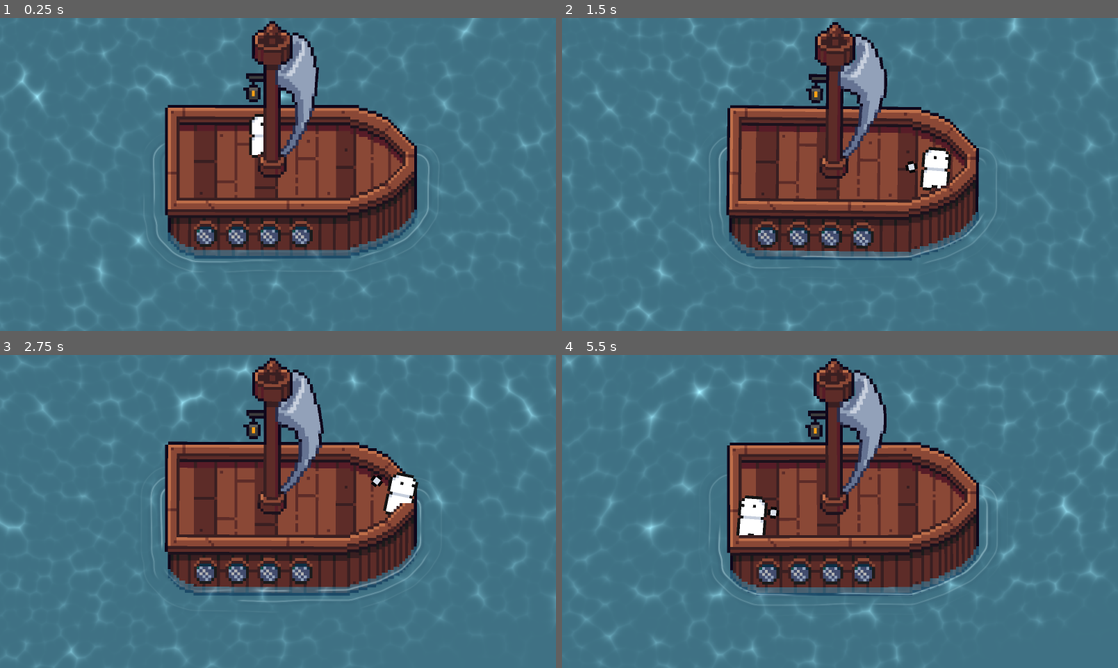
Above: before the commit, frames 1-4 (two rows, left to right).
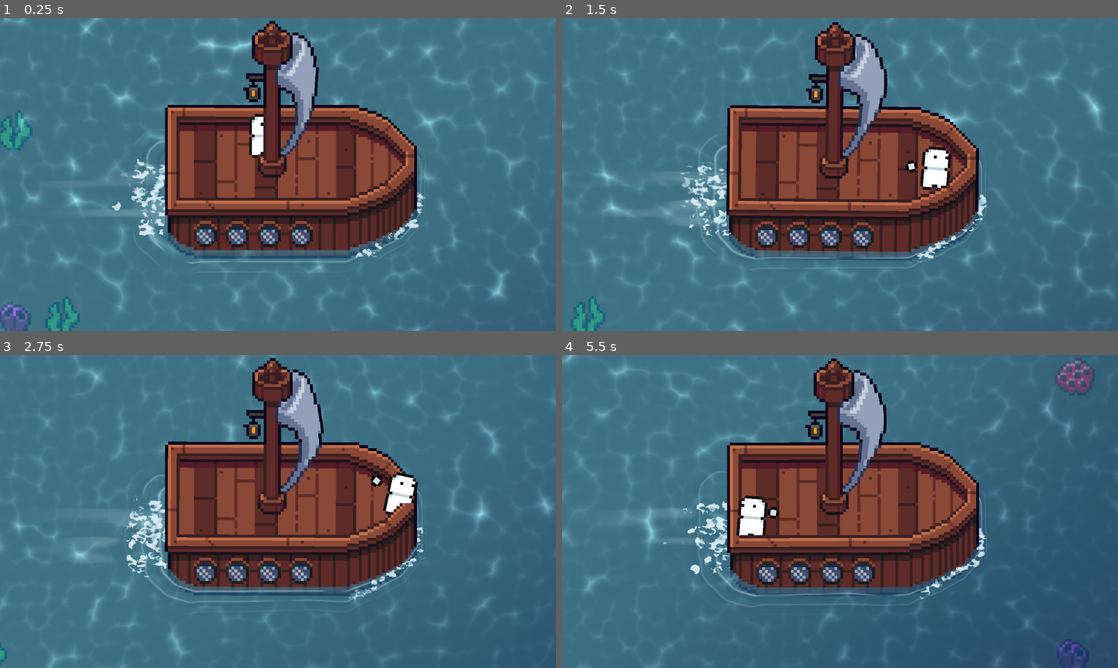
Above: after the commit, the same moments.

Repository: megalodooon/fishing-game
Game: Godot game, scene res://test/test_scene.tscn
Same seed, same stepped clock (60 frames per second), same inputs: the game is played once before the commit and once after it.
Inputs (mouse positions are in pixels of both pictures, inside the frame that each line leads up to):
- Up to frame 1 (0.25 s): no input
- Up to frame 2 (1.5 s): move the mouse to (962, 158) at 0.52 s; hold D (right) 0.53-1.28 s; move the mouse to (728, 190) at 1.27 s; hold S (down) from 1.28 s (still down)
- Up to frame 3 (2.75 s): move the mouse to (333, 442) at 2.02 s; release S (down) at 2.03 s; hold D (right) from 2.03 s (still down)
- Up to frame 4 (5.5 s): move the mouse to (812, 574) at 2.77 s; release D (right) at 2.78 s; hold W (up) 2.78-3.53 s; move the mouse to (1006, 558) at 3.52 s; hold A (left) 3.53-5.03 s; move the mouse to (673, 464) at 4.27 s; move the mouse to (867, 511) at 5.02 s; hold S (down) from 5.03 s (still down)

The runs differ from the first frame. In frame 1, 6.1% of the frame differs, in the area x 0-100%, y 0-100%; in frame 2, 5.6%; in frame 3, 6.2%; in frame 4, 22%.

Commit message:
Add boat wake/foam effects and ocean decorations
Co-Authored-By: Claude Opus 5.5 <noreply@anthropic.com>

Diff:
--- a/godot/boat/basic/basic_boat.tscn
+++ b/godot/boat/basic/basic_boat.tscn
@@ -1,13 +1,24 @@
 [gd_scene format=3 uid="uid://drxm5o7rmt26t"]
 
-[ext_resource type="Texture2D" path="res://boat/basic/basic_boat_deck.png" id="1_deck"]
+[ext_resource type="Texture2D" uid="uid://2w3yam7x8kl" path="res://boat/basic/basic_boat_deck.png" id="1_deck"]
 [ext_resource type="Texture2D" uid="uid://c5d7iwn5xvvbm" path="res://boat/basic/basic_boat_bottom.png" id="2_mll2o"]
 [ext_resource type="Texture2D" uid="uid://bwuv66pyjoho2" path="res://boat/basic/basic_boat_mast.png" id="3_mast"]
 [ext_resource type="Texture2D" uid="uid://kaecbpunso7l" path="res://boat/basic/basic_boat_front.png" id="4_front"]
+[ext_resource type="Shader" uid="uid://chsgvhhkl4eyx" path="res://boat/effects/sail_wind.gdshader" id="5_7vrn7"]
 [ext_resource type="PackedScene" path="res://boat/effects/sail.tscn" id="5_sail"]
 [ext_resource type="PackedScene" path="res://boat/effects/ripples.tscn" id="6_ripples"]
-[ext_resource type="Texture2D" path="res://boat/basic/basic_boat_sail.png" id="7_sail"]
-[ext_resource type="Script" path="res://boat/boat_base.gd" id="8_boat"]
+[ext_resource type="Texture2D" uid="uid://bw5n8rr6bjqms" path="res://boat/basic/basic_boat_sail.png" id="7_sail"]
+[ext_resource type="Script" uid="uid://b4asjp0rxss7o" path="res://boat/boat_base.gd" id="8_boat"]
+[ext_resource type="PackedScene" path="res://boat/effects/wake.tscn" id="9_wake"]
+
+[sub_resource type="ShaderMaterial" id="ShaderMaterial_vhv45"]
+resource_local_to_scene = true
+shader = ExtResource("5_7vrn7")
+shader_parameter/sail_rect = Vector4(43, 9, 15, 42)
+shader_parameter/anchor_inset = 1.0
+shader_parameter/strength = 2.5
+shader_parameter/speed = 1.6
+shader_parameter/ripple_frequency = 0.6
 
 [sub_resource type="Animation" id="Animation_bob"]
 resource_name = "bob"
@@ -44,7 +55,7 @@
 }
 
 [sub_resource type="CircleShape2D" id="CircleShape2D_vkqoe"]
-radius = 4.1231055
+radius = 3.0
 
 [node name="BasicBoat" type="Node2D" unique_id=545784032 node_paths=PackedStringArray("visuals")]
 y_sort_enabled = true
@@ -65,6 +76,7 @@
 offset = Vector2(0, -4)
 
 [node name="Sail" parent="Visuals/Mast" unique_id=1847362915 instance=ExtResource("5_sail")]
+material = SubResource("ShaderMaterial_vhv45")
 texture = ExtResource("7_sail")
 offset = Vector2(0, -4)
 
@@ -82,6 +94,9 @@
 deckTexture = ExtResource("1_deck")
 frontTexture = ExtResource("4_front")
 
+[node name="Wake" parent="." unique_id=460309898 instance=ExtResource("9_wake")]
+position = Vector2(-43, 20)
+
 [node name="AnimationPlayer" type="AnimationPlayer" parent="." unique_id=1873402615]
 libraries/ = SubResource("AnimationLibrary_boat")
 autoplay = &"bob"
@@ -93,5 +108,6 @@
 polygon = PackedVector2Array(-39, -11, 26.3, -12, 41.5, -0.6, 41, 10, 23, 21, -39, 21)
 
 [node name="CollisionShape2D" type="CollisionShape2D" parent="StaticBody2D" unique_id=221996447]
-position = Vector2(-6, 8)
+z_index = 1
+position = Vector2(-6, 7)
 shape = SubResource("CircleShape2D_vkqoe")
--- /dev/null
+++ b/godot/boat/effects/foam.gdshader
@@ -0,0 +1,33 @@
+shader_type canvas_item;
+render_mode unshaded;
+
+#include "res://shaders/noise.gdshaderinc"
+
+// CanvasGroup material: the child particles only paint foam density (alpha);
+// this turns it into a bubbly sheet that goes from solid to lace to nothing.
+uniform sampler2D screen_texture : hint_screen_texture, repeat_disable, filter_nearest;
+uniform vec4 foam_color : source_color = vec4(0.93, 0.98, 1.0, 0.85);
+uniform vec4 shade_color : source_color = vec4(0.62, 0.8, 0.88, 1.0);
+uniform float bubble_size = 1.6;
+uniform float stretch = 1.8; // bubbles drawn out along the flow
+uniform float speed = 10.0;
+uniform float threshold : hint_range(0.0, 1.0) = 0.3;
+uniform float softness = 0.12;
+uniform float holes : hint_range(0.0, 1.0) = 0.55;
+
+varying vec2 world;
+
+void vertex() {
+	world = (MODEL_MATRIX * vec4(VERTEX, 0.0, 1.0)).xy;
+}
+
+void fragment() {
+	float density = textureLod(screen_texture, SCREEN_UV, 0.0).a;
+	vec2 p = (world + vec2(TIME * speed, 0.0)) / bubble_size;
+	p.x /= stretch;
+	p += vec2(value_noise(p * 0.5), value_noise(p * 0.5 + 9.1)) - 0.5;
+	float rim = smoothstep(0.15, 0.55, min(voronoi(p, TIME), voronoi(p * 0.6 + 7.3, TIME * 0.7) + 0.1));
+	density *= mix(0.75, 1.25, value_noise(p * 0.2));
+	float foam = smoothstep(threshold, threshold + softness, density - (1.0 - rim) * holes);
+	COLOR = vec4(mix(shade_color.rgb, foam_color.rgb, rim), foam * foam_color.a);
+}
--- a/godot/boat/effects/ripples.gdshader
+++ b/godot/boat/effects/ripples.gdshader
@@ -1,6 +1,6 @@
 shader_type canvas_item;
 
-#include "res://boat/effects/noise.gdshaderinc"
+#include "res://shaders/noise.gdshaderinc"
 
 uniform vec4 crest_color : source_color = vec4(0.85, 0.97, 1.0, 0.55);
 uniform vec4 trough_color : source_color = vec4(0.0, 0.08, 0.2, 0.2);
@@ -13,11 +13,19 @@
 uniform float reach = 11.0;
 uniform float wobble = 0.8;
 uniform float breakup : hint_range(0.0, 1.0) = 0.35;
+// Boat speed relative to ripple speed; the bow faces +x. Water streaming past
+// squeezes ripples into a short bow wave and stretches them out behind.
+uniform float drift : hint_range(0.0, 0.9) = 0.6;
 
 void fragment() {
 	vec2 p = UV / TEXTURE_PIXEL_SIZE;
+	vec2 e = TEXTURE_PIXEL_SIZE;
 	float d = texture(TEXTURE, UV).r;
+	float ahead = normalize(vec2(
+		texture(TEXTURE, UV + vec2(e.x, 0.0)).r - texture(TEXTURE, UV - vec2(e.x, 0.0)).r,
+		texture(TEXTURE, UV + vec2(0.0, e.y)).r - texture(TEXTURE, UV - vec2(0.0, e.y)).r) + 1e-6).x;
 	d += (value_noise(p * 0.08 + TIME * 0.25) - 0.5) * wobble;
+	d /= 1.0 - drift * ahead;
 
 	float phase = d / spacing - TIME * speed;
 	float offset = (fract(phase + 0.5) - 0.5) * spacing;
--- /dev/null
+++ b/godot/boat/effects/wake.gdshader
@@ -0,0 +1,33 @@
+shader_type canvas_item;
+
+#include "res://shaders/noise.gdshaderinc"
+
+// Drawn on a polygon trailing from the stern (origin) towards -x; a BackBufferCopy
+// before it refreshes the screen so this churns the already-drawn water.
+uniform sampler2D screen_texture : hint_screen_texture, filter_linear;
+uniform float trail_length = 64.0;
+uniform float start_width = 14.0;
+uniform float end_width = 22.0;
+uniform float speed = 12.0;
+uniform float distortion = 8.0;
+uniform float churn_scale = 0.12;
+uniform vec4 foam_color : source_color = vec4(0.85, 0.97, 1.0, 0.3);
+
+varying vec2 local;
+
+void vertex() {
+	local = VERTEX;
+}
+
+void fragment() {
+	float t = clamp(-local.x / trail_length, 0.0, 1.0);
+	float across = abs(local.y) / mix(start_width, end_width, t);
+	float mask = (1.0 - smoothstep(0.3, 1.0, across)) * pow(1.0 - t, 1.5);
+
+	vec2 p = (local + vec2(TIME * speed, 0.0)) * churn_scale;
+	vec2 offset = vec2(value_noise(p), value_noise(p + 17.3)) - 0.5;
+	vec3 col = texture(screen_texture, SCREEN_UV + offset * distortion * mask * SCREEN_PIXEL_SIZE).rgb;
+
+	float streak = smoothstep(0.6, 0.85, value_noise(p * vec2(0.4, 2.5) + 5.7));
+	COLOR = vec4(mix(col, foam_color.rgb, streak * foam_color.a * mask), 1.0);
+}
--- /dev/null
+++ b/godot/boat/effects/wake.tscn
@@ -0,0 +1,84 @@
+[gd_scene format=3]
+
+[ext_resource type="Shader" path="res://boat/effects/wake.gdshader" id="1_wake"]
+[ext_resource type="Shader" path="res://boat/effects/foam.gdshader" id="2_foam"]
+
+[sub_resource type="ShaderMaterial" id="ShaderMaterial_wake"]
+shader = ExtResource("1_wake")
+
+[sub_resource type="ShaderMaterial" id="ShaderMaterial_foam"]
+shader = ExtResource("2_foam")
+
+[sub_resource type="Gradient" id="Gradient_dot"]
+offsets = PackedFloat32Array(0, 0.5, 1)
+colors = PackedColorArray(1, 1, 1, 1, 1, 1, 1, 0.8, 1, 1, 1, 0)
+
+[sub_resource type="GradientTexture2D" id="GradientTexture2D_dot"]
+gradient = SubResource("Gradient_dot")
+width = 16
+height = 16
+fill = 1
+fill_from = Vector2(0.5, 0.5)
+fill_to = Vector2(1, 0.5)
+
+[sub_resource type="Curve" id="Curve_spread"]
+_data = [Vector2(0, 0.5), 0.0, 0.0, 0, 0, Vector2(1, 1), 0.0, 0.0, 0, 0]
+point_count = 2
+
+[sub_resource type="Gradient" id="Gradient_foam"]
+offsets = PackedFloat32Array(0, 0.1, 0.45, 1)
+colors = PackedColorArray(1, 1, 1, 0, 1, 1, 1, 0.9, 1, 1, 1, 0.55, 1, 1, 1, 0)
+
+[node name="Wake" type="Node2D"]
+z_index = -1
+texture_filter = 2
+
+[node name="BackBufferCopy" type="BackBufferCopy" parent="."]
+copy_mode = 2
+
+[node name="Distortion" type="Polygon2D" parent="."]
+material = SubResource("ShaderMaterial_wake")
+polygon = PackedVector2Array(0, -22, 0, 22, -64, 22, -64, -22)
+
+[node name="Foam" type="CanvasGroup" parent="."]
+material = SubResource("ShaderMaterial_foam")
+
+[node name="Stern" type="CPUParticles2D" parent="Foam"]
+position = Vector2(2, 0)
+amount = 90
+lifetime = 2.4
+preprocess = 2.4
+lifetime_randomness = 0.4
+texture = SubResource("GradientTexture2D_dot")
+emission_shape = 3
+emission_rect_extents = Vector2(1, 12)
+direction = Vector2(-1, 0)
+spread = 14.0
+gravity = Vector2(0, 0)
+initial_velocity_min = 10.0
+initial_velocity_max = 16.0
+damping_min = 3.0
+damping_max = 5.0
+scale_amount_min = 0.3
+scale_amount_max = 0.5
+scale_amount_curve = SubResource("Curve_spread")
+color_ramp = SubResource("Gradient_foam")
+
+[node name="Bow" type="CPUParticles2D" parent="Foam"]
+position = Vector2(85, 6)
+amount = 90
+lifetime = 1.3
+preprocess = 1.3
+lifetime_randomness = 0.4
+texture = SubResource("GradientTexture2D_dot")
+emission_shape = 5
+emission_points = PackedVector2Array(2, -9, 2, -8, 2, -7, 2, -6, 2, -5, 2, -4, 2, -3, 2, -2, 2, -1, 2, 0, 1.0, 0.6, 0.0, 1.2, -1.0, 1.8, -2.0, 2.4, -3.0, 3.0, -4.0, 3.6, -5.0, 4.2, -6.0, 4.8, -7.0, 5.4, -8.0, 6.0, -9.0, 6.6, -10.0, 7.2, -11.0, 7.8, -12.0, 8.4, -13.0, 9.0, -14.0, 9.6, -15.0, 10.2, -16.0, 10.8, -17.0, 11.4, -18.0, 12.0)
+emission_normals = PackedVector2Array(1, 0, 1, 0, 1, 0, 1, 0, 1, 0, 1, 0, 1, 0, 1, 0, 1, 0, 1, 0, 0.51, 0.86, 0.51, 0.86, 0.51, 0.86, 0.51, 0.86, 0.51, 0.86, 0.51, 0.86, 0.51, 0.86, 0.51, 0.86, 0.51, 0.86, 0.51, 0.86, 0.51, 0.86, 0.51, 0.86, 0.51, 0.86, 0.51, 0.86, 0.51, 0.86, 0.51, 0.86, 0.51, 0.86, 0.51, 0.86, 0.51, 0.86, 0.51, 0.86)
+spread = 25.0
+gravity = Vector2(-12, 0)
+initial_velocity_min = 3.0
+initial_velocity_max = 7.0
+scale_amount_min = 0.18
+scale_amount_max = 0.3
+scale_amount_curve = SubResource("Curve_spread")
+color_ramp = SubResource("Gradient_foam")
--- /dev/null
+++ b/godot/components/decoration_layer/decoration_layer.gd
@@ -0,0 +1,49 @@
+extends TileMapLayer
+class_name DecorationLayer
+
+const AREA : Vector2i = Vector2i(192, 108)
+
+#------------------------#
+@export var decorations : Array[Texture2D] = []
+@export var cellSize : Vector2i = Vector2i(16, 16)
+@export var speed : float = 10.0
+@export_range(0.0, 100.0, 1.0, "suffix:%") var amount : float = 30.0
+@export var randomAmount : bool = false
+@export_range(0.0, 100.0, 1.0, "suffix:%") var minAmount : float = 0.0
+@export_range(0.0, 100.0, 1.0, "suffix:%") var maxAmount : float = 5.0
+
+var columns : int
+var rows : int
+var firstColumn : int = 0
+#------------------------#
+
+
+func _ready() -> void:
+	tile_set = TileSet.new()
+	tile_set.tile_size = cellSize
+	for texture in decorations:
+		var source : TileSetAtlasSource = TileSetAtlasSource.new()
+		source.texture = texture
+		source.texture_region_size = Vector2i(texture.get_size())
+		source.create_tile(Vector2i.ZERO)
+		tile_set.add_source(source)
+	columns = ceili(AREA.x / float(cellSize.x)) + 1
+	rows = ceili(AREA.y / float(cellSize.y))
+	for x in columns:
+		spawn_column(x)
+
+func _process(delta : float) -> void:
+	position.x -= speed * delta
+	while position.x + (firstColumn + 1) * cellSize.x < 0.0:
+		for y in rows:
+			erase_cell(Vector2i(firstColumn, y))
+		spawn_column(firstColumn + columns)
+		firstColumn += 1
+
+func spawn_column(x : int) -> void:
+	if decorations.is_empty():
+		return
+	var chance : float = (randf_range(minAmount, maxAmount) if randomAmount else amount) / 100.0
+	for y in rows:
+		if randf() < chance:
+			set_cell(Vector2i(x, y), randi() % decorations.size(), Vector2i.ZERO)
--- a/godot/oceans/basic/basic_ocean.tscn
+++ b/godot/oceans/basic/basic_ocean.tscn
@@ -3,6 +3,10 @@
 [ext_resource type="Script" uid="uid://bpejegmgve8km" path="res://oceans/ocean_base.gd" id="1_jyfkx"]
 [ext_resource type="Shader" uid="uid://d7lbyqicaeny" path="res://shaders/water.gdshader" id="2_8sb1p"]
 [ext_resource type="Texture2D" uid="uid://dkenf1ss6jir8" path="res://oceans/192x108_ocean_base.png" id="2_icuff"]
+[ext_resource type="Script" uid="uid://cclail607eeul" path="res://components/decoration_layer/decoration_layer.gd" id="4_1c5nx"]
+[ext_resource type="Texture2D" uid="uid://b0ggxspdempd8" path="res://oceans/decorations/brain_coral.png" id="5_um4mx"]
+[ext_resource type="Texture2D" uid="uid://hy5y32ccobx3" path="res://oceans/decorations/kelp.png" id="6_f7fq8"]
+[ext_resource type="Texture2D" uid="uid://esk2vu61axhl" path="res://oceans/decorations/tube_coral.png" id="7_81jie"]
 
 [sub_resource type="ShaderMaterial" id="ShaderMaterial_56kpk"]
 shader = ExtResource("2_8sb1p")
@@ -23,6 +27,7 @@
 shader_parameter/caustic_sharpness = 4.1130001478675
 shader_parameter/caustic_coverage = 75.0
 shader_parameter/caustic_patch_size = 48.0
+shader_parameter/flow = Vector2(-10, 0)
 
 [node name="BasicOcean" type="Node2D" unique_id=548284199 node_paths=PackedStringArray("sprite")]
 z_index = -2
@@ -37,7 +42,17 @@
 caustic_speed = 0.36
 caustic_sharpness = 4.1130001478675
 caustic_coverage = 75.0
+flow = Vector2(-10, 0)
 metadata/_custom_type_script = "uid://bpejegmgve8km"
+
+[node name="DecorationLayer" type="TileMapLayer" parent="." unique_id=559902252]
+script = ExtResource("4_1c5nx")
+decorations = Array[Texture2D]([ExtResource("5_um4mx"), ExtResource("6_f7fq8"), ExtResource("7_81jie")])
+amount = 16.0
+randomAmount = true
+minAmount = 5.0
+maxAmount = 10.0
+metadata/_custom_type_script = "uid://cclail607eeul"
 
 [node name="Sprite2D" type="Sprite2D" parent="." unique_id=1513361312]
 material = SubResource("ShaderMaterial_56kpk")
--- a/godot/oceans/ocean_base.gd
+++ b/godot/oceans/ocean_base.gd
@@ -9,6 +9,7 @@
 	"clarity", "refraction_strength",
 	"caustic_amount", "caustic_cell_size", "caustic_speed",
 	"caustic_sharpness", "caustic_coverage", "caustic_patch_size",
+	"flow",
 ]
 
 #------------------------#
@@ -91,6 +92,12 @@
 	set(value):
 		caustic_patch_size = value
 		update_shader("caustic_patch_size", value)
+
+@export_group("Flow")
+@export var flow : Vector2 = Vector2.ZERO:
+	set(value):
+		flow = value
+		update_shader("flow", value)
 #------------------------#
 
 
--- a/godot/shaders/water.gdshader
+++ b/godot/shaders/water.gdshader
@@ -29,43 +29,15 @@
 uniform float caustic_coverage : hint_range(0.0, 100.0, 1.0) = 100.0;
 uniform float caustic_patch_size : hint_range(4.0, 256.0, 1.0) = 48.0;
 
+group_uniforms flow;
+uniform vec2 flow = vec2(0.0); // px/s the whole surface drifts
+
 varying vec2 world_pos;
 
-float hash(vec2 p) {
-	return fract(sin(dot(p, vec2(127.1, 311.7))) * 43758.5453);
-}
-
-vec2 hash2(vec2 p) {
-	return fract(sin(vec2(dot(p, vec2(127.1, 311.7)), dot(p, vec2(269.5, 183.3)))) * 43758.5453);
-}
-
-float value_noise(vec2 p) {
-	vec2 i = floor(p);
-	vec2 f = fract(p);
-	f = f * f * (3.0 - 2.0 * f);
-	return mix(
-		mix(hash(i), hash(i + vec2(1.0, 0.0)), f.x),
-		mix(hash(i + vec2(0.0, 1.0)), hash(i + vec2(1.0, 1.0)), f.x),
-		f.y);
-}
-
-// Distance to the nearest moving cell point; bright at cell borders.
-float voronoi(vec2 p, float t) {
-	vec2 cell = floor(p);
-	vec2 f = fract(p);
-	float d = 1.0;
-	for (int y = -1; y <= 1; y++) {
-		for (int x = -1; x <= 1; x++) {
-			vec2 o = vec2(float(x), float(y));
-			vec2 diff = o + 0.5 + 0.5 * sin(t + 6.2831 * hash2(cell + o)) - f;
-			d = min(d, dot(diff, diff));
-		}
-	}
-	return sqrt(d);
-}
+#include "res://shaders/noise.gdshaderinc"
 
 void vertex() {
-	world_pos = (MODEL_MATRIX * vec4(VERTEX, 0.0, 1.0)).xy;
+	world_pos = (MODEL_MATRIX * vec4(VERTEX, 0.0, 1.0)).xy - flow * TIME;
 }
 
 void fragment() {
Not shown, added: godot/boat/effects/foam.gdshader.uid
Not shown, removed: godot/boat/effects/noise.gdshaderinc
Not shown, added: godot/boat/effects/wake.gdshader.uid
Not shown, added: godot/components/decoration_layer/decoration_layer.gd.uid
Not shown, added: godot/oceans/decorations/brain_coral.png.import
Binary file changed: godot/oceans/decorations/kelp.png
Not shown, added: godot/oceans/decorations/kelp.png.import
Binary file changed: godot/oceans/decorations/tube_coral.png
Not shown, added: godot/oceans/decorations/tube_coral.png.import
Not shown, added: godot/shaders/noise.gdshaderinc
Renamed: godot/boat/effects/noise.gdshaderinc.uid -> godot/shaders/noise.gdshaderinc.uid
